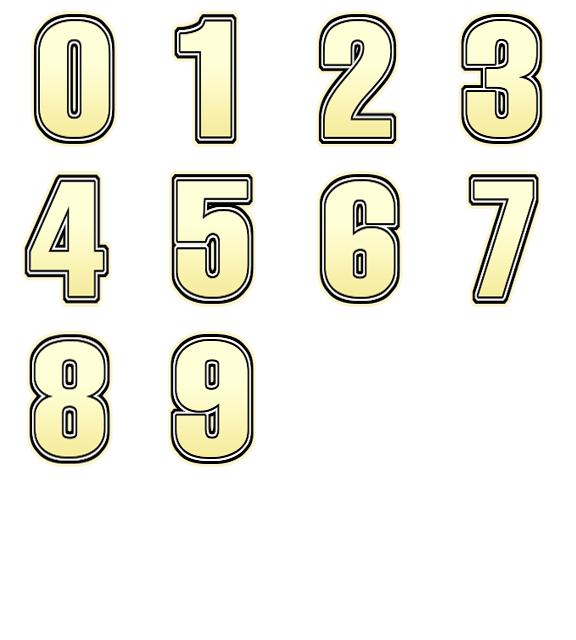
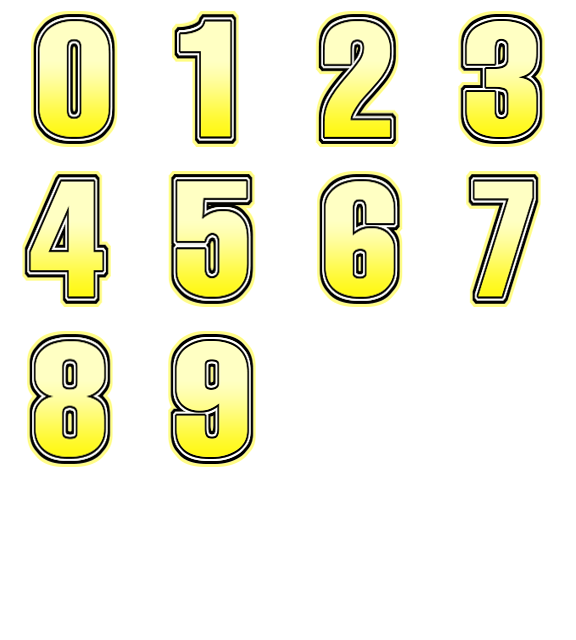
Before/after of a 576px x 640px layered artwork. What changed in the layer stack:
showed group "Perfect" (2 layers) over bbox(22, 10, 545, 467)
painted on "New Perfect" over bbox(315, 11, 399, 147)
hid group "Marvelous" (2 layers) over bbox(22, 10, 545, 467)
